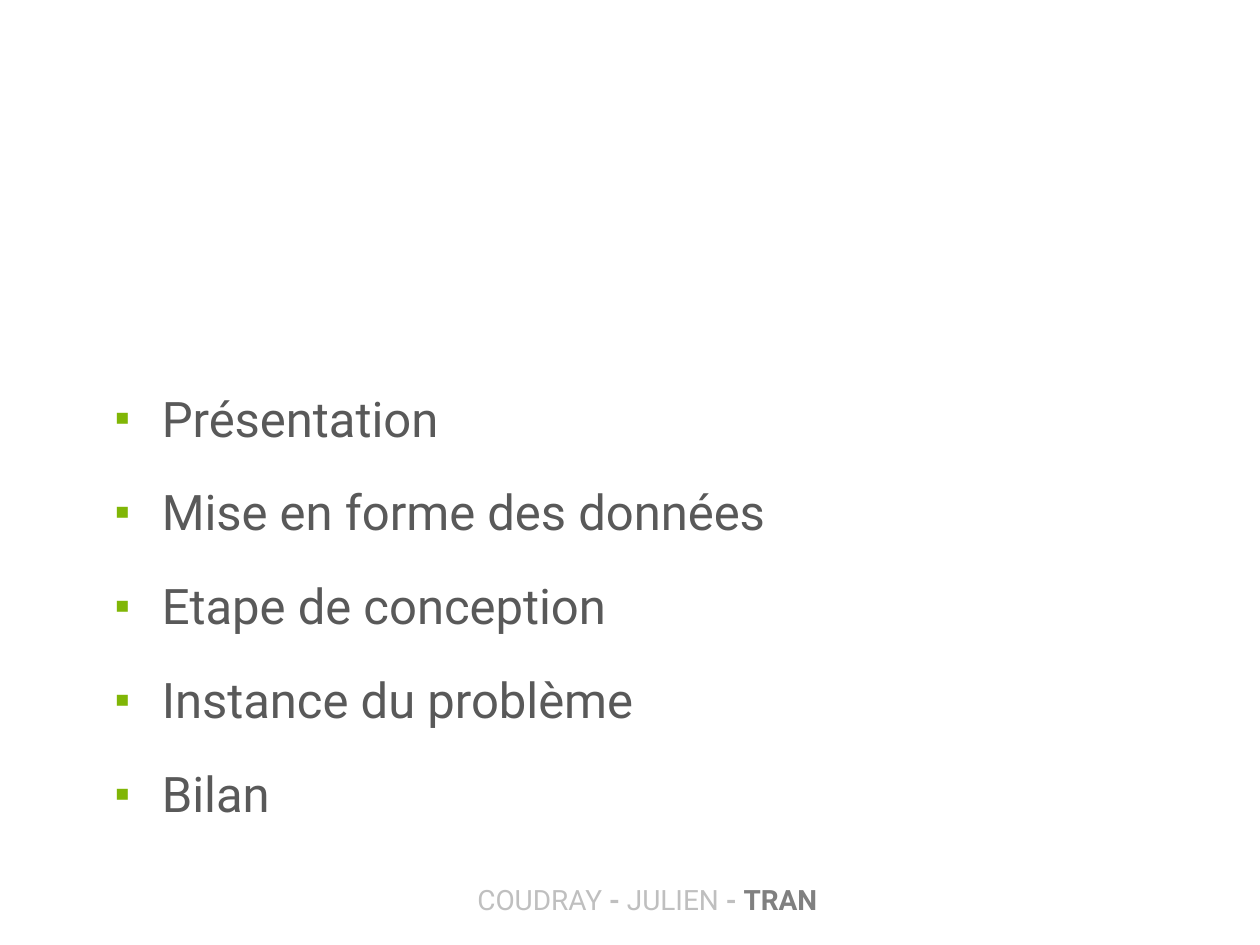
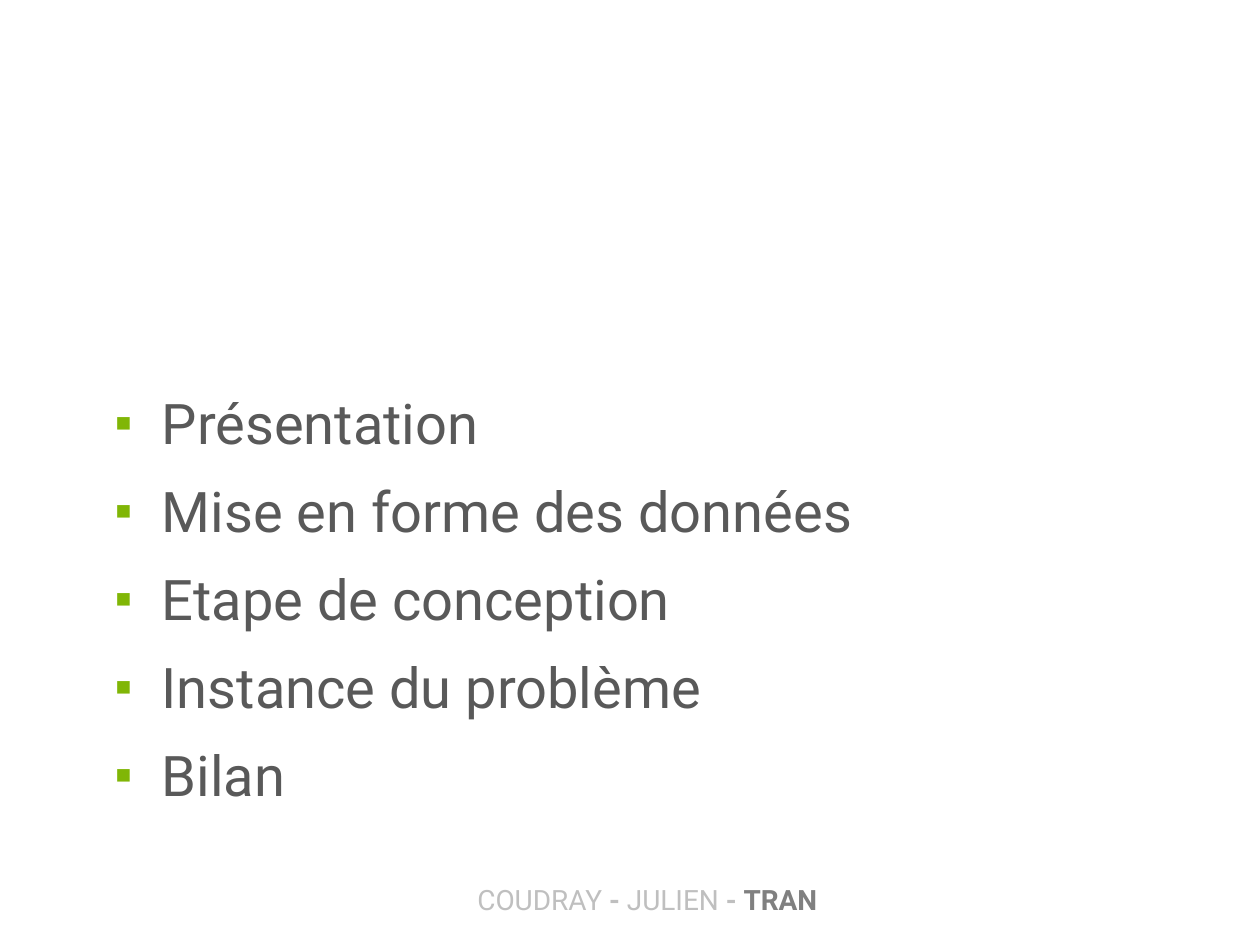
Before and after one commit to Projet-M2CT-ESME-SUDRIA/Planning-Intelligent, a slide deck: slide 2 of Soutenance_miProjet.pptx. Drawn at 1260x945 pixels with LibreOffice and Linux fonts; fonts in the diff are those of the drawing; background and template pictures are left out. Boxes give left, top, right and bottom in pixels: in the first picture for what was removed or moved away, otherwise in the second. Text is boxed around its words. In the diff, an @@ line names an element or a change of style, - is before the commit and + after.

```diff
--- a/Soutenance_miProjet.pptx
+++ b/Soutenance_miProjet.pptx
@@ text "Présentation" at (x1=162, y1=402, x2=852, y2=797): size 28 to 32 pt; less space between paragraphs @@
```
Also in this commit, not shown: 1 other slide changed.
